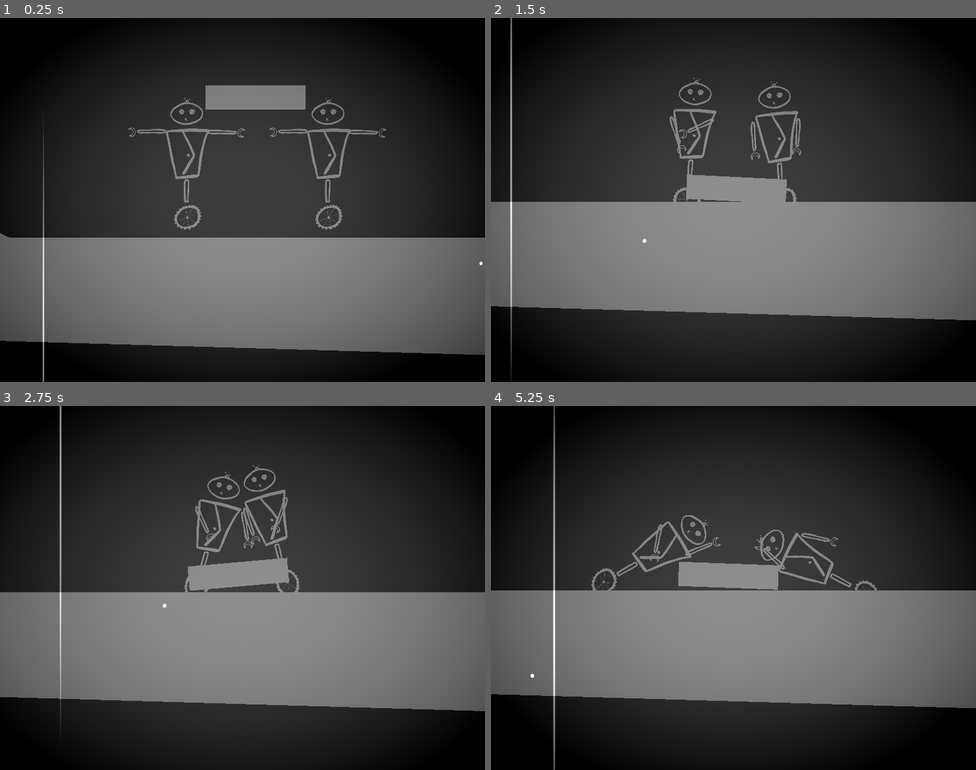
Above: before the commit, frames 1-4 (two rows, left to right).
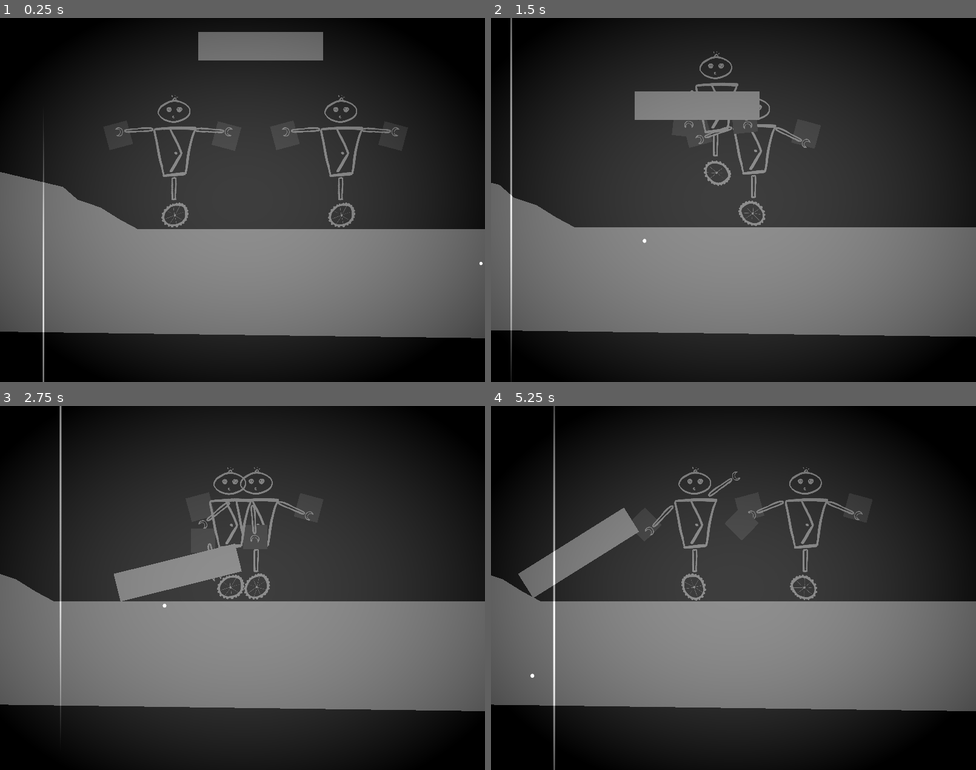
Above: after the commit, the same moments.

Repository: tombuben/KrehkeRobotickeSpoje
Game: Godot game, scene res://level_1.tscn
The game is run twice, just before and just after one commit, with the same random seed, the same clock (stepped at 60 frames per second) and the same inputs.
Inputs:
- Up to frame 1 (0.25 s): no input
- Up to frame 2 (1.5 s): hold D (Player1Right) 0.53-1.28 s; tap J (Player2Left) at 0.6 s; hold S (Player1Down) from 1.28 s (still down); tap L (Player2Right) at 1.35 s
- Up to frame 3 (2.75 s): release S (Player1Down) at 2.03 s; hold D (Player1Right) from 2.03 s (still down); tap J (Player2Left) at 2.1 s
- Up to frame 4 (5.25 s): release D (Player1Right) at 2.78 s; hold W (Player1Up) 2.78-3.53 s; tap L (Player2Right) at 2.85, 4.35 s; hold A (Player1Left) 3.53-5.03 s; tap J (Player2Left) at 3.6, 5.1 s; hold S (Player1Down) from 5.03 s (still down)

The runs differ from the first frame. In frame 1, 14% of the frame differs, in the area x 0-100%, y 3-93%; in frame 2, 17%, in the area x 0-100%, y 9-88%; in frame 3, 7.4%; in frame 4, 10%.

Commit message:
panak jaks taks macha rucickama

Diff:
--- a/level_1.tscn
+++ b/level_1.tscn
@@ -9,29 +9,29 @@
 shader_parameter/projector_power = 0.497
 shader_parameter/vignette_param = 2.55
 
+[sub_resource type="PhysicsMaterial" id="PhysicsMaterial_ryg5d"]
+rough = true
+
 [sub_resource type="RectangleShape2D" id="RectangleShape2D_eqhxj"]
-size = Vector2(27.4272, 84)
+size = Vector2(49.5146, 46)
 
 [node name="Level1" type="Node2D"]
 
 [node name="StaticBody2D" type="StaticBody2D" parent="."]
-position = Vector2(49.785, 0)
+position = Vector2(50, 212)
 
 [node name="CollisionPolygon2D" type="CollisionPolygon2D" parent="StaticBody2D"]
-position = Vector2(-211.785, 232)
-polygon = PackedVector2Array(138, 436, -508, 322, -621, -388, 66, -414, 89, 152, 319, 171, 441, 200, 465, 221, 503, 234, 535, 254, 565.057, 270.39, 1444, 303, 3324, 352, 3404, -512, 3423, 367, 3309, 620, 1408, 453)
+polygon = PackedVector2Array(138, 436, -508, 322, -621, -388, 66, -414, 89, 152, 319, 171, 441, 200, 465, 221, 503, 234, 535, 254, 565.057, 270, 1444, 270, 3324, 352, 3404, -512, 3423, 367, 3309, 620, 1408, 453)
 
 [node name="Polygon2D" type="Polygon2D" parent="StaticBody2D"]
-polygon = PackedVector2Array(-85.785, 658, -634.785, 536, -589.785, -155, -135.785, -185, -130.785, 390, 181.215, 419, 229.215, 433, 267.215, 462, 350, 500, 1350, 500, 3105.22, 584, 3199.22, -303, 3452.22, 622, 3146.22, 837, 1320.21, 699)
+polygon = PackedVector2Array(138, 436, -508, 322, -621, -388, 66, -414, 89, 152, 319, 171, 441, 200, 465, 221, 503, 234, 535, 254, 565.057, 270, 1444, 270, 3324, 352, 3404, -512, 3423, 367, 3309, 620, 1408, 453)
 
 [node name="pandulak" parent="." instance=ExtResource("1_1j5ko")]
-position = Vector2(925, 440)
+position = Vector2(949, 440)
 player = 2
-speed_multiplier = 0.0
 
 [node name="pandulak2" parent="." instance=ExtResource("1_1j5ko")]
-position = Vector2(692, 440)
-speed_multiplier = 0.0
+position = Vector2(674, 440)
 
 [node name="CameraCenterer" type="Node2D" parent="." node_paths=PackedStringArray("pos1", "pos2")]
 position = Vector2(434, 168)
@@ -54,10 +54,12 @@
 grow_vertical = 2
 
 [node name="Krabice" type="RigidBody2D" parent="."]
-position = Vector2(779, 239.86)
+position = Vector2(817, 178)
+mass = 0.01
+physics_material_override = SubResource("PhysicsMaterial_ryg5d")
+gravity_scale = 0.1
 
 [node name="CollisionShape2D" type="CollisionShape2D" parent="Krabice"]
-position = Vector2(26.5, 1.14)
 scale = Vector2(4.12, 1)
 shape = SubResource("RectangleShape2D_eqhxj")
 
@@ -67,9 +69,9 @@
 anchor_top = 0.5
 anchor_right = 0.5
 anchor_bottom = 0.5
-offset_left = -20.0
-offset_top = -20.0
-offset_right = 20.0
-offset_bottom = 20.0
+offset_left = -25.0
+offset_top = -24.0
+offset_right = 25.0
+offset_bottom = 23.0
 grow_horizontal = 2
 grow_vertical = 2
--- a/pandulak.tscn
+++ b/pandulak.tscn
@@ -20,7 +20,13 @@
 
 [sub_resource type="CircleShape2D" id="CircleShape2D_hj8ou"]
 
+[sub_resource type="PhysicsMaterial" id="PhysicsMaterial_c733y"]
+rough = true
+
 [sub_resource type="CircleShape2D" id="CircleShape2D_m6sau"]
+
+[sub_resource type="PhysicsMaterial" id="PhysicsMaterial_0qe4y"]
+rough = true
 
 [sub_resource type="CapsuleShape2D" id="CapsuleShape2D_eivqm"]
 height = 83.27
@@ -36,7 +42,7 @@
 texture = ExtResource("2_ehvyi")
 
 [node name="kolo" type="RigidBody2D" parent="."]
-mass = 600.0
+mass = 120.0
 physics_material_override = SubResource("PhysicsMaterial_87njb")
 center_of_mass_mode = 1
 script = ExtResource("1_8e416")
@@ -59,9 +65,9 @@
 position = Vector2(0, -130)
 collision_layer = 0
 collision_mask = 0
-mass = 200.0
-center_of_mass_mode = 1
-center_of_mass = Vector2(0, -400)
+mass = 20.0
+gravity_scale = -1.0
+lock_rotation = true
 
 [node name="rukaLeva" type="Node2D" parent="telo"]
 script = ExtResource("5_hgmqo")
@@ -79,12 +85,25 @@
 [node name="CollisionShape2D" type="CollisionShape2D" parent="telo/rukaLeva/rameno/StaticBody2D"]
 shape = SubResource("CircleShape2D_hj8ou")
 
+[node name="ColorRect" type="ColorRect" parent="telo/rukaLeva/rameno/StaticBody2D/CollisionShape2D"]
+anchors_preset = 8
+anchor_left = 0.5
+anchor_top = 0.5
+anchor_right = 0.5
+anchor_bottom = 0.5
+offset_left = -20.0
+offset_top = -20.0
+offset_right = 20.0
+offset_bottom = 20.0
+grow_horizontal = 2
+grow_vertical = 2
+color = Color(1, 0.227451, 0, 1)
+
 [node name="RigidBody2D" type="RigidBody2D" parent="telo/rukaLeva"]
 position = Vector2(33, -8)
 rotation = -1.309
 collision_layer = 2
-collision_mask = 5
-mass = 10.0
+physics_material_override = SubResource("PhysicsMaterial_c733y")
 
 [node name="CollisionShape2D" type="CollisionShape2D" parent="telo/rukaLeva/RigidBody2D"]
 position = Vector2(9, 53)
@@ -101,19 +120,17 @@
 scale = Vector2(-1, 1)
 texture = ExtResource("9_v4twp")
 
-[node name="DampedSpringJoint2D" type="DampedSpringJoint2D" parent="telo/rukaLeva/RigidBody2D"]
-position = Vector2(9, 54)
-rotation = -1.5708
-node_a = NodePath("../../rameno/StaticBody2D")
-node_b = NodePath("..")
-length = 5.0
-stiffness = 64.0
-
 [node name="PinJoint2D" type="PinJoint2D" parent="telo/rukaLeva"]
 position = Vector2(33, -8)
 node_a = NodePath("../RigidBody2D")
 node_b = NodePath("../..")
 
+[node name="DampedSpringJoint2D" type="DampedSpringJoint2D" parent="telo/rukaLeva"]
+position = Vector2(87.4894, -2.71727)
+node_a = NodePath("../rameno/StaticBody2D")
+node_b = NodePath("../RigidBody2D")
+stiffness = 64.0
+
 [node name="rukaPrava" type="Node2D" parent="telo"]
 script = ExtResource("5_hgmqo")
 
@@ -129,12 +146,25 @@
 [node name="CollisionShape2D" type="CollisionShape2D" parent="telo/rukaPrava/rameno/StaticBody2D"]
 shape = SubResource("CircleShape2D_hj8ou")
 
+[node name="ColorRect" type="ColorRect" parent="telo/rukaPrava/rameno/StaticBody2D/CollisionShape2D"]
+anchors_preset = 8
+anchor_left = 0.5
+anchor_top = 0.5
+anchor_right = 0.5
+anchor_bottom = 0.5
+offset_left = -20.0
+offset_top = -20.0
+offset_right = 20.0
+offset_bottom = 20.0
+grow_horizontal = 2
+grow_vertical = 2
+color = Color(1, 0.227451, 0, 1)
+
 [node name="RigidBody2D" type="RigidBody2D" parent="telo/rukaPrava"]
 position = Vector2(-32, -7)
 rotation = 1.309
 collision_layer = 2
-collision_mask = 5
-mass = 10.0
+physics_material_override = SubResource("PhysicsMaterial_0qe4y")
 
 [node name="CollisionShape2D" type="CollisionShape2D" parent="telo/rukaPrava/RigidBody2D"]
 position = Vector2(-12, 59)
@@ -149,19 +179,18 @@
 position = Vector2(-39.9999, 310)
 texture = ExtResource("9_v4twp")
 
-[node name="DampedSpringJoint2D" type="DampedSpringJoint2D" parent="telo/rukaPrava/RigidBody2D"]
-position = Vector2(-13, 59)
-rotation = -1.5708
-node_a = NodePath("../../rameno/StaticBody2D")
-node_b = NodePath("..")
-length = 5.0
-stiffness = 64.0
-
 [node name="PinJoint2D" type="PinJoint2D" parent="telo/rukaPrava"]
 position = Vector2(-32, -7)
 node_a = NodePath("../RigidBody2D")
 node_b = NodePath("../..")
 
+[node name="DampedSpringJoint2D" type="DampedSpringJoint2D" parent="telo/rukaPrava"]
+position = Vector2(-92.3543, -4.2869)
+node_a = NodePath("../rameno/StaticBody2D")
+node_b = NodePath("../RigidBody2D")
+bias = 0.9
+stiffness = 64.0
+
 [node name="CollisionShape2D" type="CollisionShape2D" parent="telo"]
 position = Vector2(1, 47)
 shape = SubResource("CapsuleShape2D_eivqm")
--- a/pandulak_script.gd
+++ b/pandulak_script.gd
@@ -3,7 +3,7 @@
 @export var player : int = 1
 @export var leva_ruka : bool = true;
 @export var prava_ruka : bool = true;
-@export var speed_multiplier : float = 1
+@export var speed_multiplier : float = 100
 
 var kolecko : Node2D
 
--- a/ruka.gd
+++ b/ruka.gd
@@ -26,10 +26,7 @@
 		down_action = "Player2Down"
 		is_controller = true
 
-	if levost:
-		mover.rotate(-1.5)
-	else :
-		mover.rotate(1.5)
+
 
 
 # Called when the node enters the scene tree for the first time.
@@ -46,7 +43,6 @@
 
 # Called every frame. 'delta' is the elapsed time since the previous frame.
 func _physics_process(delta):
-	#return
 	if is_controller:
 		if levost:
 			print(mover.rotation)
@@ -56,4 +52,3 @@
 			mover.rotate(lower_limit - mover.rotation)
 		if mover.rotation > upper_limit:
 			mover.rotate(upper_limit - mover.rotation)
-		#apply_torque_impulse(torque_strength * velocity)
Not shown: 1 places in level_1.tscn that only renumber resources
Not shown: 1 places in pandulak.tscn that only renumber resources
